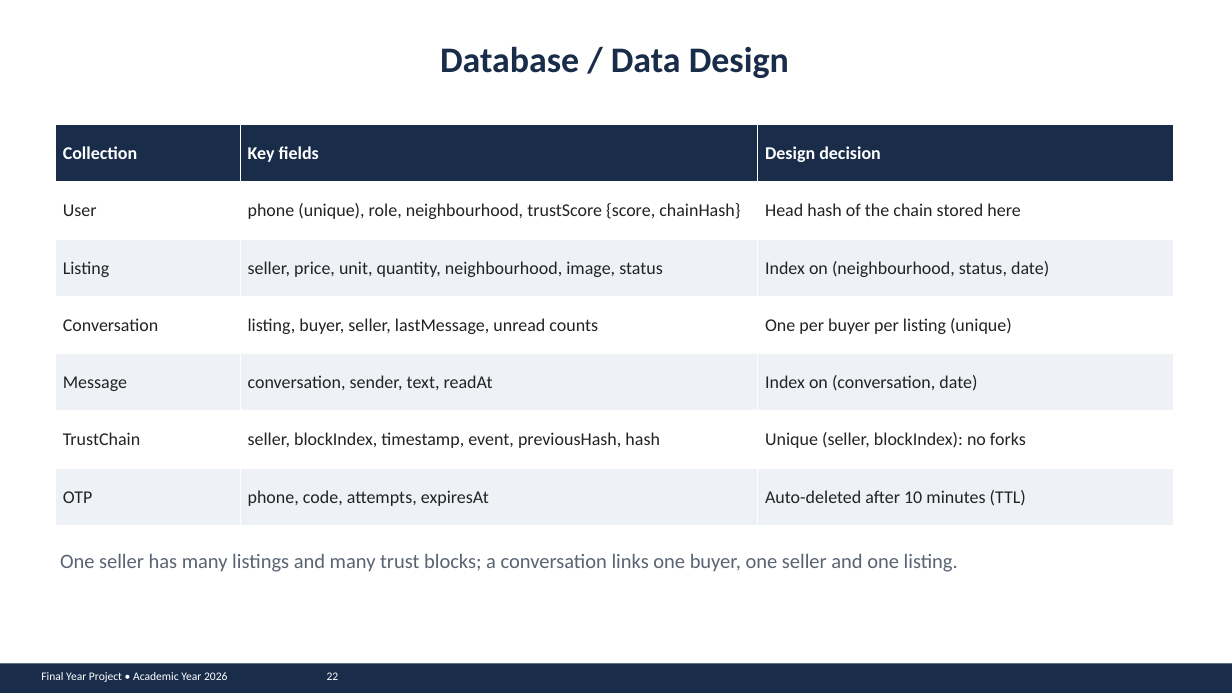
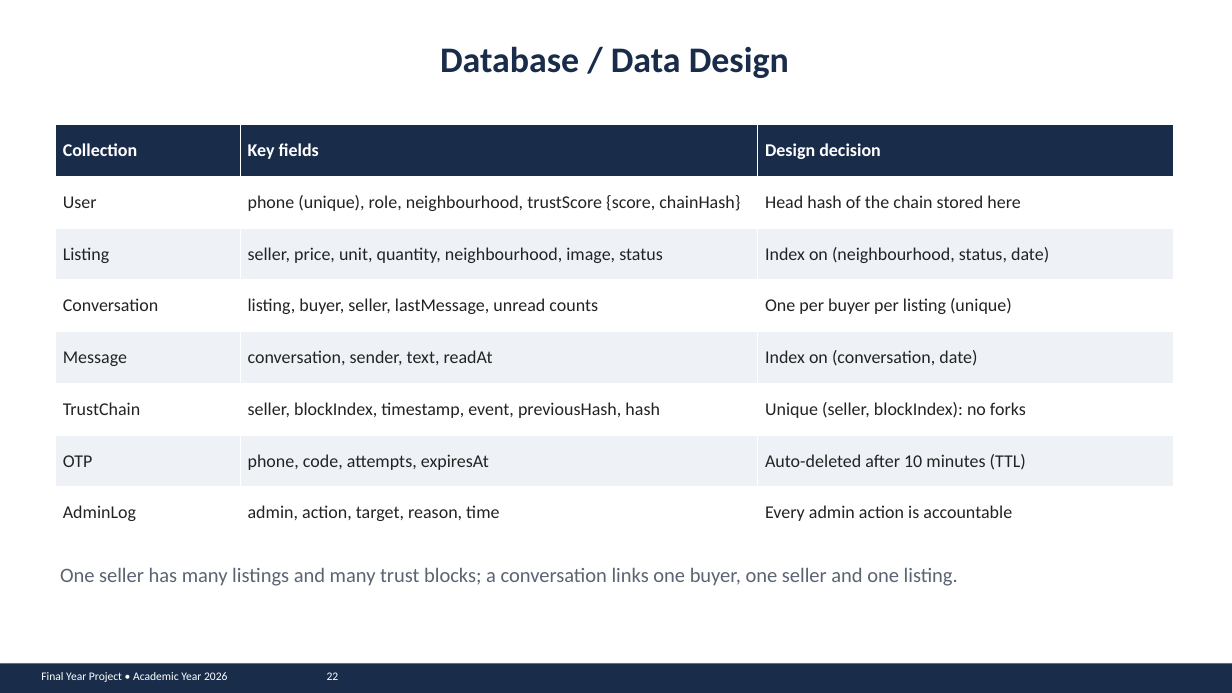
Before and after one commit to john-chola/ZamMarket, a slide deck: slide 22 of docs/presentation/ZamMarket_Presentation.pptx. Drawn at 1232x693 pixels with LibreOffice and Linux fonts; fonts in the diff are those of the drawing. Boxes give left, top, right and bottom in pixels: in the first picture for what was removed or moved away, otherwise in the second. Text is boxed around its words. In the diff, an @@ line names an element or a change of style, - is before the commit and + after.

```diff
--- a/docs/presentation/ZamMarket_Presentation.pptx
+++ b/docs/presentation/ZamMarket_Presentation.pptx
@@ table at (55, 125, 1174, 539) @@
+row 8: AdminLog | admin, action, target, reason, time | Every admin action is accountable
@@ text "One seller has many listings ...": place and size @@
-text "One seller has many listings ..." at (60, 553, 958, 572)
+text "One seller has many listings ..." at (60, 567, 958, 586)
```
Also in this commit, not shown: 12 other slides changed, 1 other file.
